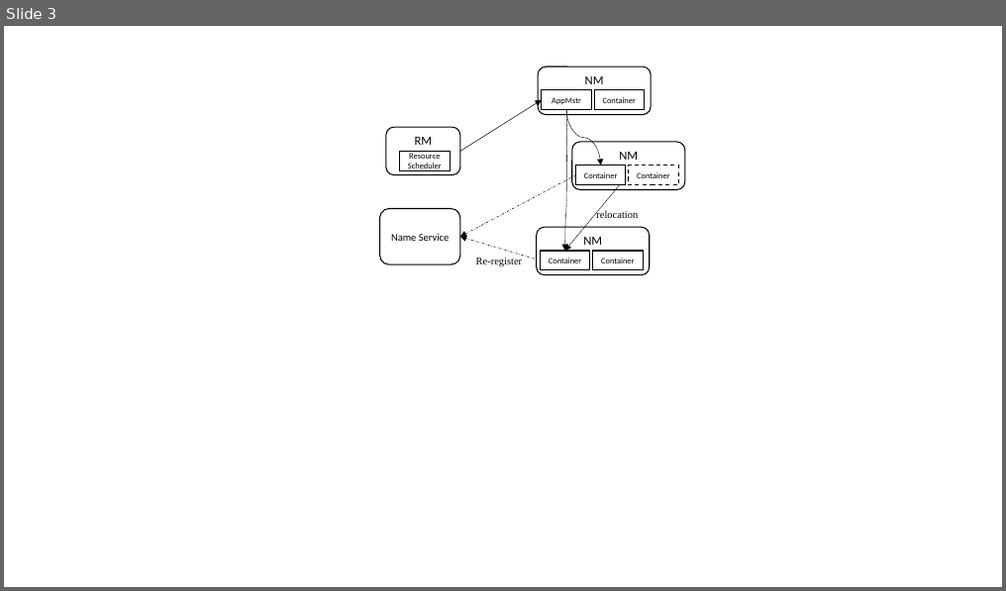
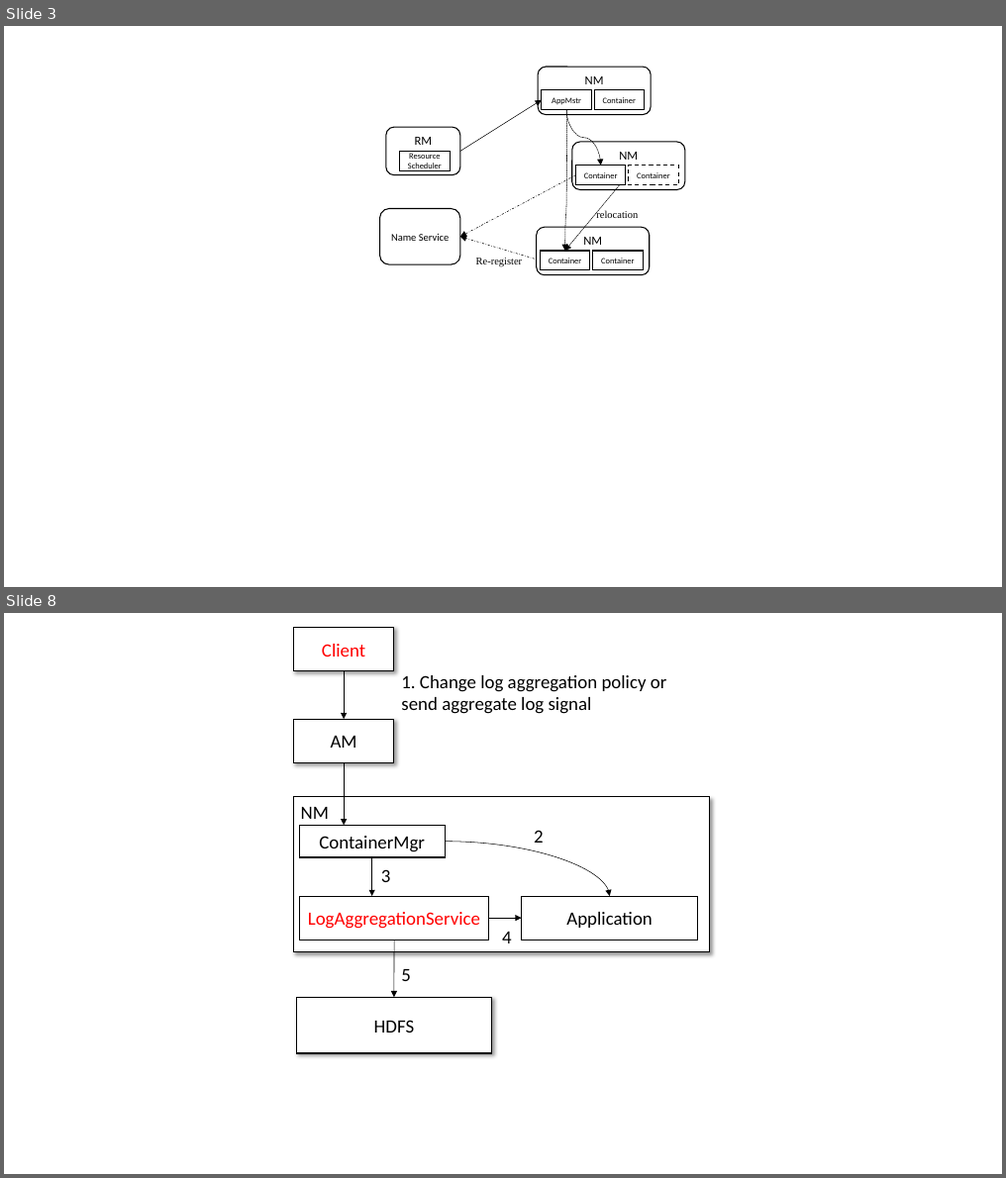
Before and after one commit to huiyi-learning/Dissertation, a slide deck: Essay/Figures.pptx. Shown one above the other, each under a label of ours: slide 3 before the commit, slides 3 and 8 after it; the slides between them are not shown. The pictures are 1006x591 and 1006x1178 pixels, drawn with LibreOffice and Linux fonts; fonts in the diff are those of the drawing. Boxes give left, top, right and bottom in pixels: in the first picture for what was removed or moved away, otherwise in the second. Text is boxed around its words. In the diff, an @@ line names an element or a change of style, - is before the commit and + after.

```diff
--- a/Essay/Figures.pptx
+++ b/Essay/Figures.pptx
@@ slide 8 added at (x1=4, y1=613, x2=1002, y2=1174), background #FFFFFF @@
@@ rectangle added at (x1=294, y1=627, x2=395, y2=670), fill #FFFFFF, outline #000000 1 pt, 18 pt, text #FF0000 @@
+Client
@@ arrow added from (344, 670) to (344, 719), #000000 0.5 pt @@
@@ text added at (x1=401, y1=675, x2=667, y2=714), 18 pt, text #000000 @@
+1. Change log aggregation policy or send aggregate log signal
@@ rectangle added at (x1=294, y1=719, x2=395, y2=762), fill #FFFFFF, outline #000000 1 pt, 18 pt, text #000000 @@
+AM
@@ arrow added from (344, 762) to (344, 826), #000000 0.5 pt @@
@@ rectangle added at (x1=294, y1=797, x2=710, y2=953), fill #FFFFFF, outline #000000 1 pt @@
@@ text added at (x1=301, y1=807, x2=329, y2=819), 18 pt, text #000000 @@
+NM
@@ rectangle added at (x1=300, y1=826, x2=445, y2=858), fill #FFFFFF, outline #000000 1 pt, 18 pt, text #000000 @@
+ContainerMgr
@@ curved arrow added from (445, 842) to (610, 896), #000000 0.5 pt @@
@@ text added at (x1=534, y1=830, x2=544, y2=843), 18 pt, text #000000 @@
+2
@@ arrow added from (372, 858) to (372, 896), #000000 0.5 pt @@
@@ text added at (x1=381, y1=869, x2=391, y2=882), 18 pt, text #000000 @@
+3
@@ rectangle added at (x1=300, y1=896, x2=489, y2=940), fill #FFFFFF, outline #000000 1 pt, 18 pt, text #FF0000 @@
+LogAggregationService
@@ rectangle added at (x1=522, y1=896, x2=698, y2=940), fill #FFFFFF, outline #000000 1 pt, 18 pt, text #000000 @@
+Application
@@ arrow added from (489, 919) to (522, 919), #000000 0.5 pt @@
@@ text added at (x1=502, y1=932, x2=512, y2=944), 18 pt, text #000000 @@
+4
@@ arrow added from (394, 940) to (394, 998), #000000 0.5 pt @@
@@ rectangle added at (x1=296, y1=998, x2=491, y2=1054), fill #FFFFFF, outline #000000 1 pt, 18 pt, text #000000 @@
+HDFS
@@ text added at (x1=401, y1=969, x2=411, y2=981), 18 pt, text #000000 @@
+5
```
Also in this commit, not shown: 1 slide changed, 5 other slides added, 9 other files.
